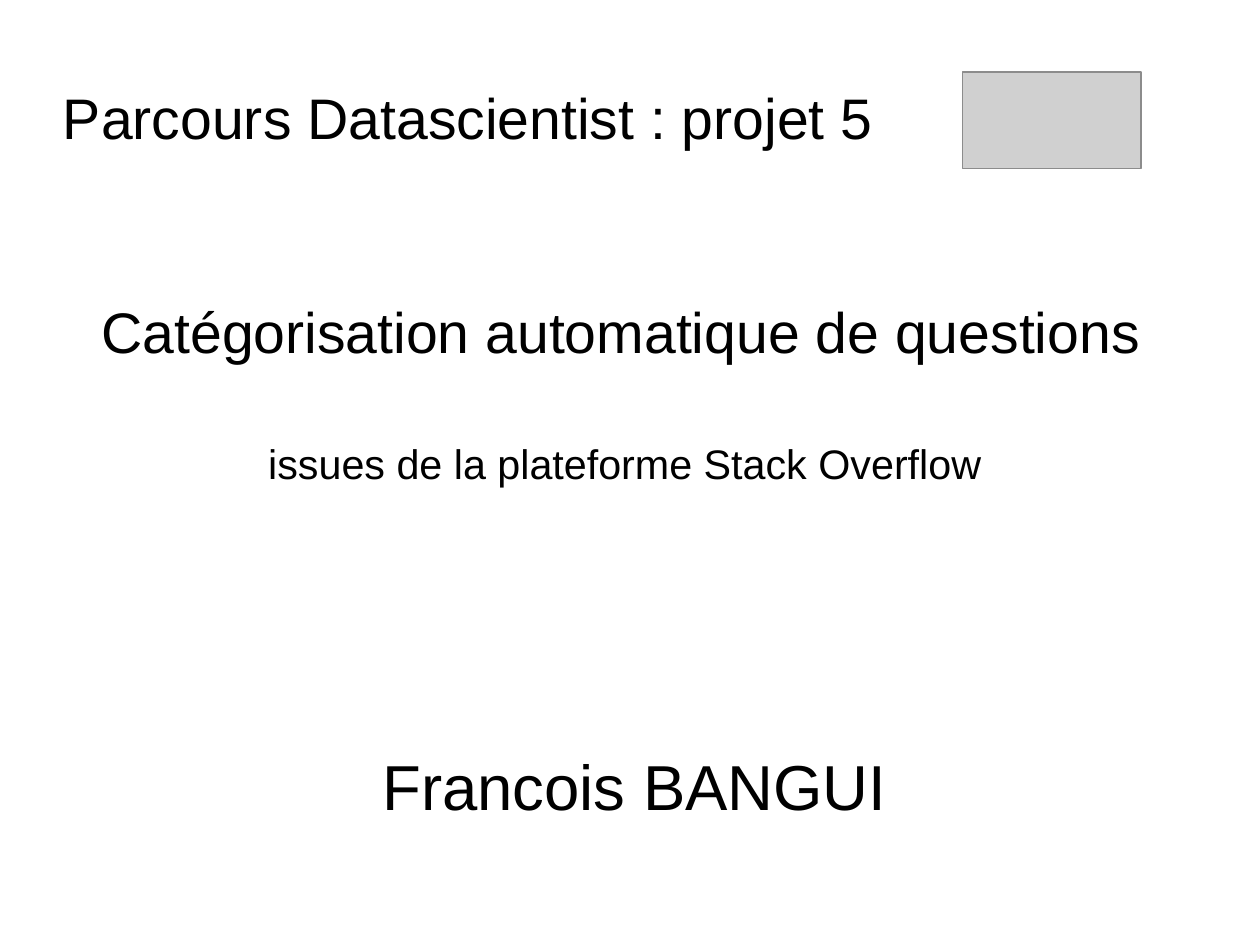
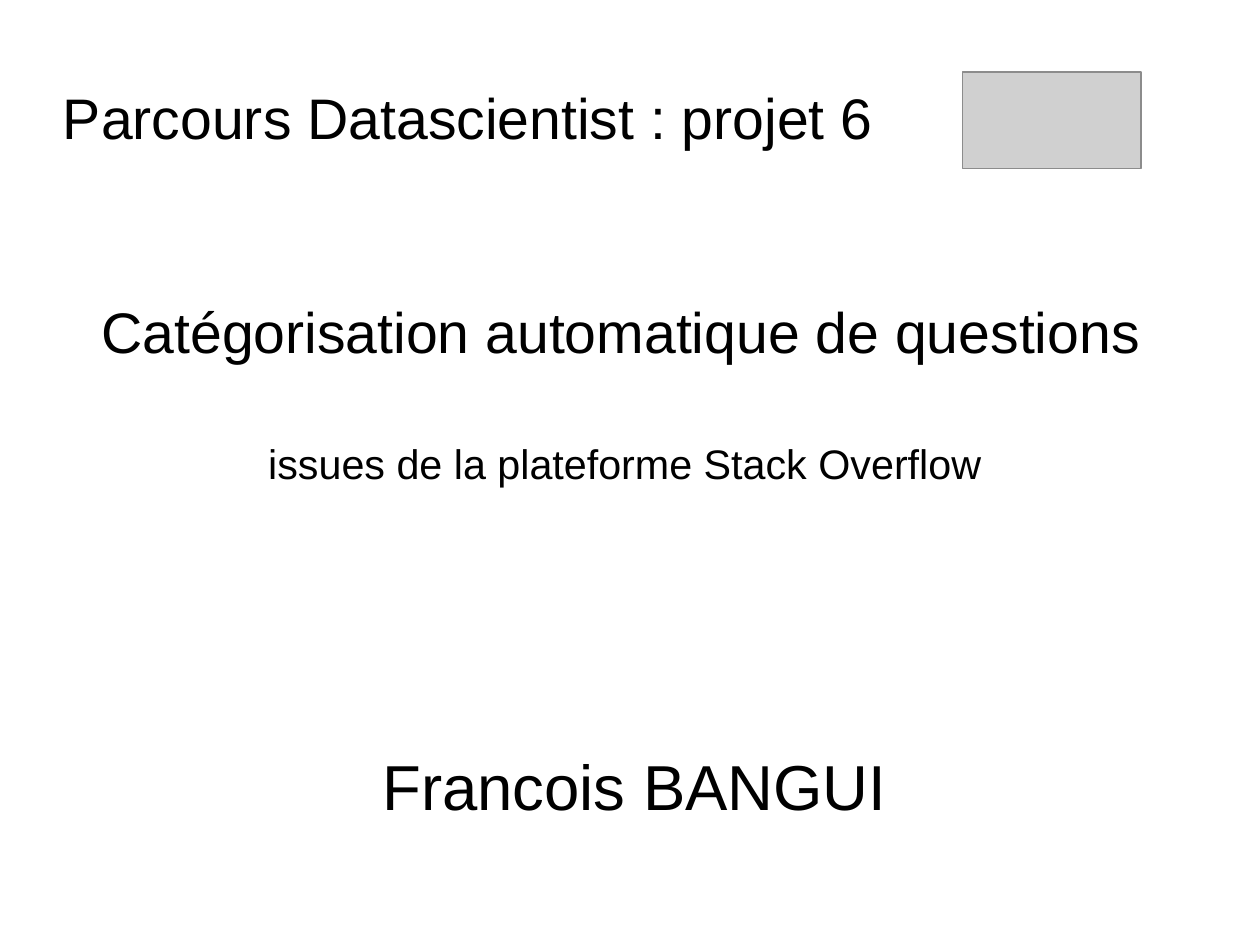
Before and after one commit to dataforcast/OC_Datascientist, a slide deck: slide 1 of P6/report/Openclassrooms_ParcoursDatascientist_P6-V1.odp. Drawn at 1260x945 pixels with LibreOffice and Linux fonts; fonts in the diff are those of the drawing; grey boxes stand for pictures; background and template pictures are left out. Boxes give left, top, right and bottom in pixels: in the first picture for what was removed or moved away, otherwise in the second. Text is boxed around its words. In the diff, an @@ line names an element or a change of style, - is before the commit and + after.

```diff
--- a/P6/report/Openclassrooms_ParcoursDatascientist_P6-V1.odp
+++ b/P6/report/Openclassrooms_ParcoursDatascientist_P6-V1.odp
@@ title at box(63, 97, 873, 150): text changed @@
-Parcours Datascientist : projet 5
+Parcours Datascientist : projet 6
```
Also in this commit, not shown: 1 other slide changed, 1 slide added, 58 slides removed, 8 other files.
